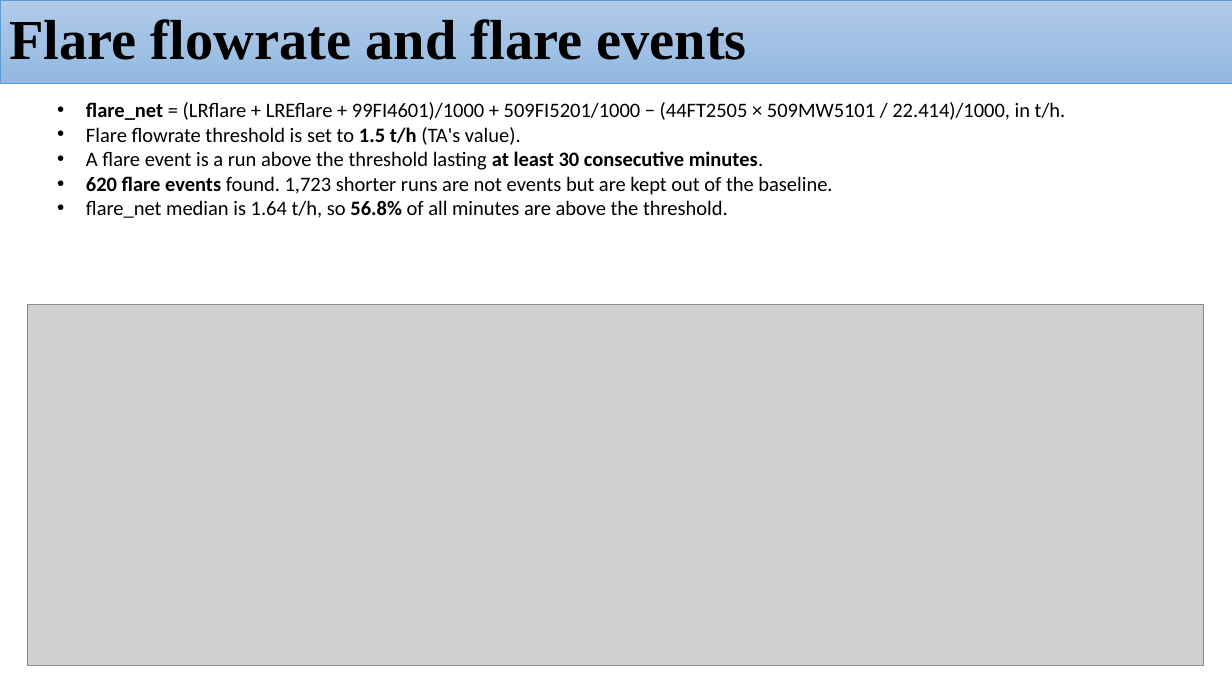
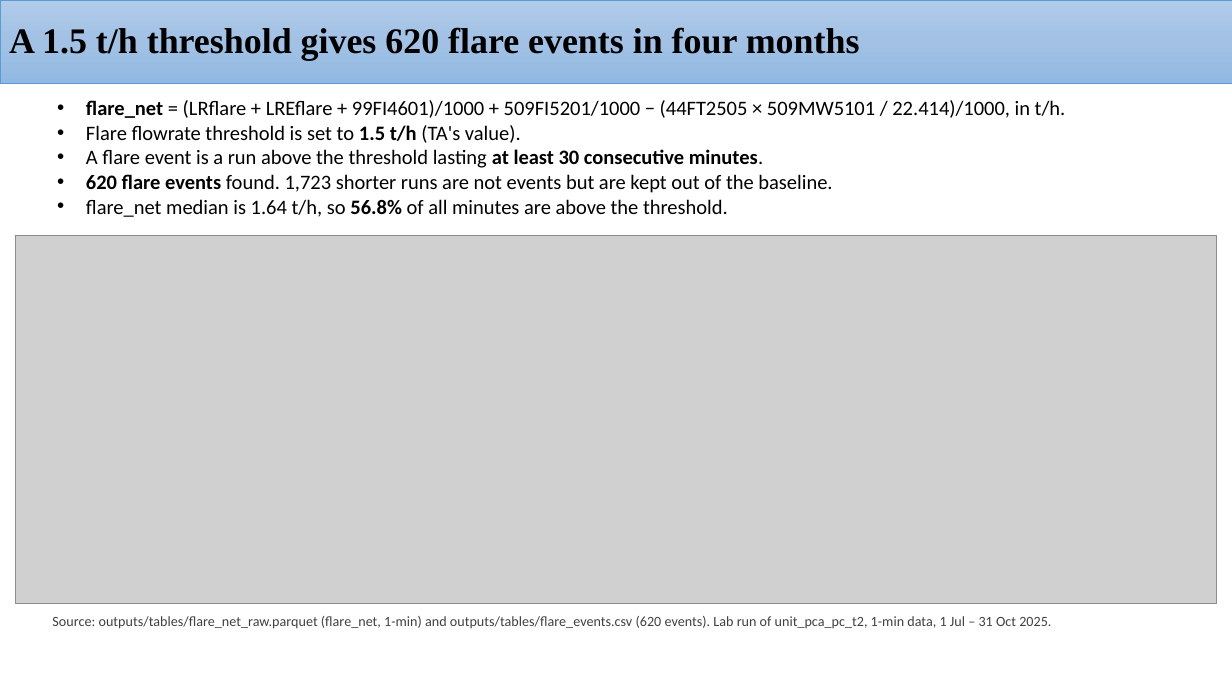
Before and after one commit to H-N-Chavda/Root-Cause-Detection, a slide deck: slide 5 of presentations/week10/HPCL Project_05112026_flare_RCA.pptx. Drawn at 1232x693 pixels with LibreOffice and Linux fonts; fonts in the diff are those of the drawing; grey boxes stand for pictures. Boxes give left, top, right and bottom in pixels: in the first picture for what was removed or moved away, otherwise in the second. Text is boxed around its words. In the diff, an @@ line names an element or a change of style, - is before the commit and + after.

```diff
--- a/presentations/week10/HPCL Project_05112026_flare_RCA.pptx
+++ b/presentations/week10/HPCL Project_05112026_flare_RCA.pptx
@@ title at [9,27,860,60]: text changed; size 44 to 28 pt @@
-Flare flowrate and flare events
+A 1.5 t/h threshold gives 620 flare events in four months
@@ picture: place and size @@
-picture at [28,305,1204,665]
+picture at [16,236,1217,604]
@@ text added at [52,616,1051,629], 11 pt, text #404040 @@
+Source: outputs/tables/flare_net_raw.parquet (flare_net, 1-min) and outputs/tables/flare_events.csv (620 events). Lab run of unit_pca_pc_t2, 1-min data, 1 Jul – 31 Oct 2025.
```
Also in this commit, not shown: 20 other slides changed, 2 slides added, 1 slide removed, 3 other files.
